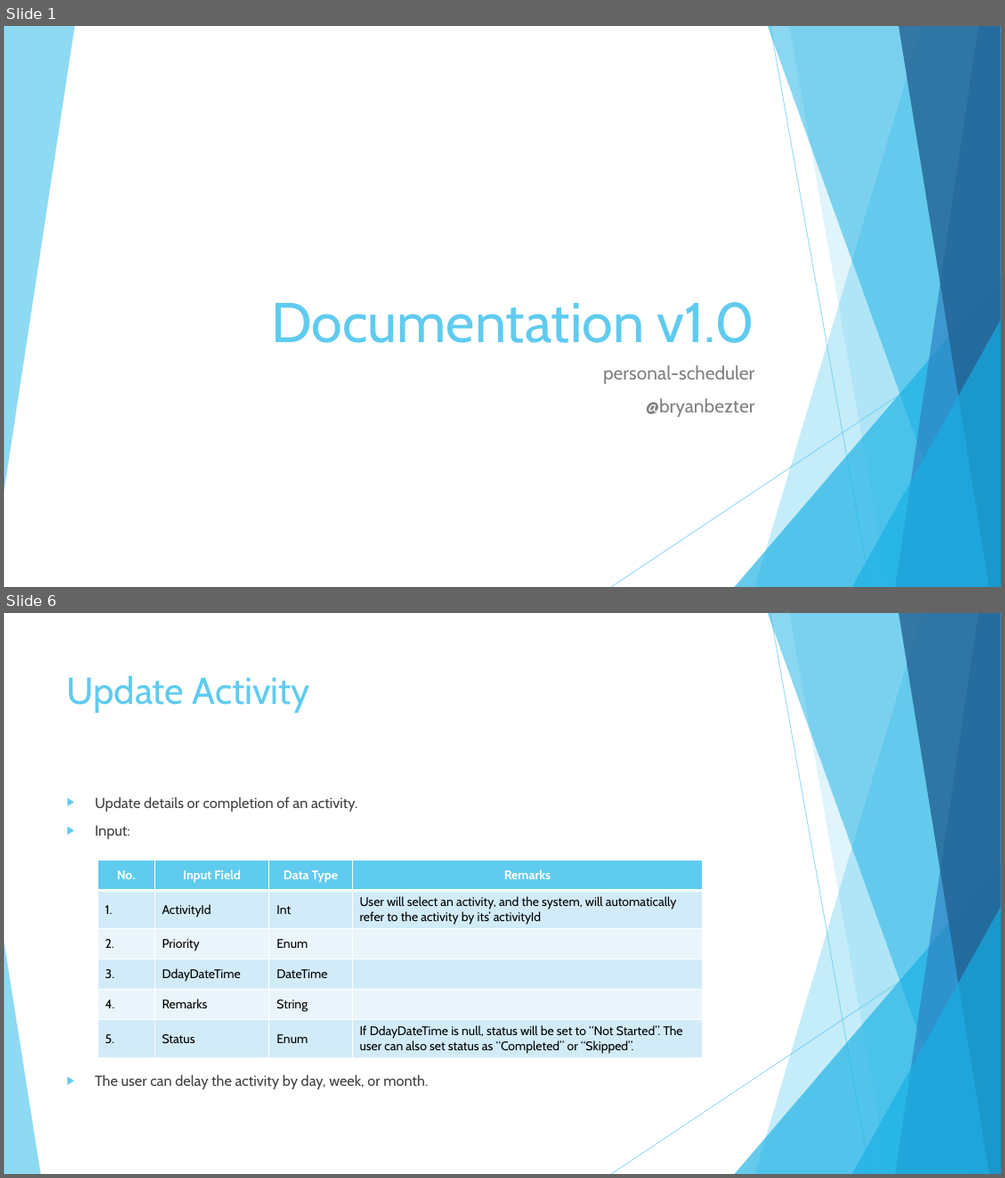
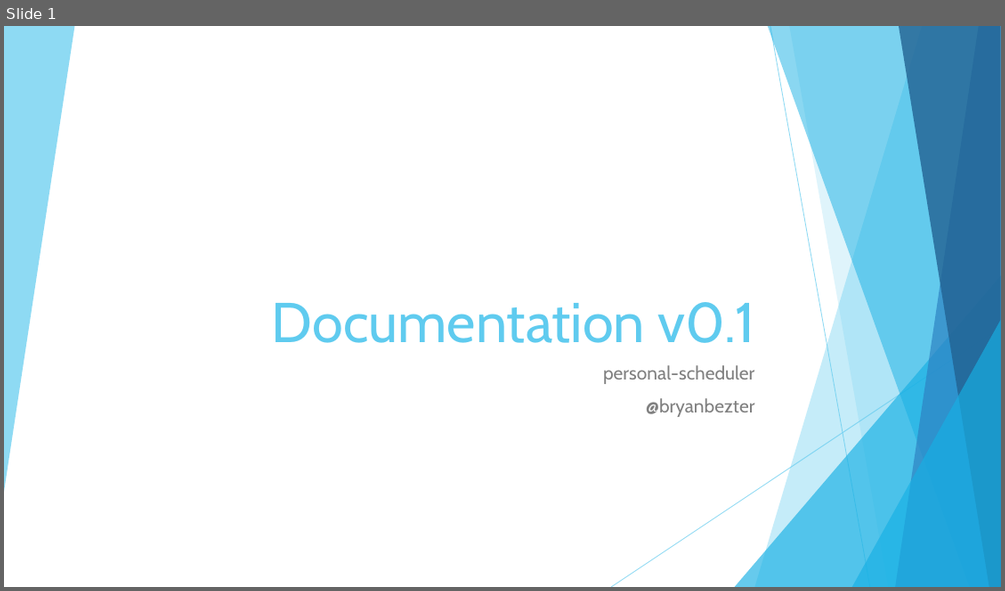
Before and after one commit to bryanbezter/personal-scheduler, a slide deck: Documentation v1.0.pptx. Shown one above the other, each under a label of ours: slides 1 and 6 before the commit, slide 1 after it; the slides between them are not shown. The pictures are 1005x1178 and 1005x591 pixels, drawn with LibreOffice and Linux fonts; fonts in the diff are those of the drawing. Boxes give left, top, right and bottom in pixels: in the first picture for what was removed or moved away, otherwise in the second. Text is boxed around its words. In the diff, an @@ line names an element or a change of style, - is before the commit and + after.

Commit message:
Update documentation
- Finish UI design
- Update db design
- Update state diagram
- Update functional design

```diff
--- a/Documentation v1.0.pptx
+++ b/Documentation v1.0.pptx
@@ slide 6 removed at <box>4,613,1001,1174</box>, background #FFFFFF; not listed: 9 template elements that a slide beside it also shows @@
@@ title removed at <box>67,675,310,713</box> @@
-Update Activity
@@ text removed at <box>95,796,428,1089</box> @@
-▶ Update details or completion of an activity.
-▶ Input:
-▶ The user can delay the activity by day, week, or month.
@@ table removed at <box>97,860,702,1057</box>, 6 rows, 4 columns @@
-No. | Input Field | Data Type | Remarks
-1. | ActivityId | Int | User will select an activity, and the system, will automatically refer to the activity by its’ activityId
-2. | Priority | Enum | 
-3. | DdayDateTime | DateTime | 
-4. | Remarks | String | 
-5. | Status | Enum | If DdayDateTime is null, status will be set to “Not Started”. The user can also set status as “Completed” or “Skipped”.
@@ triangle removed at <box>4,941,40,1174</box> @@
@@ slide 1 changed as well @@
@@ title at <box>272,302,754,343</box>: text changed @@
-Documentation v1.0
+Documentation v0.1
```
Also in this commit, not shown: 8 other slides changed, 12 slides added, 5 other slides removed.
